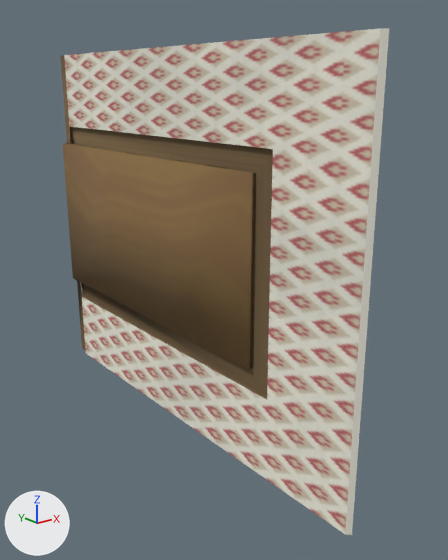
The OBJ model data/models/hotelroom-door.obj: old version first, new version second.
Rendered twice from a 50 mm camera at (-2.78, -3.9, 0.82) aimed at (-0.83, -1.46, -0.16). Every picture has the same lights, and +X, +Y and +Z are marked at lower left. Where no turn or scale is listed for an object, it has been applied to the vertices.

In view in the first picture: 'Plane', 'WeeDoor'.
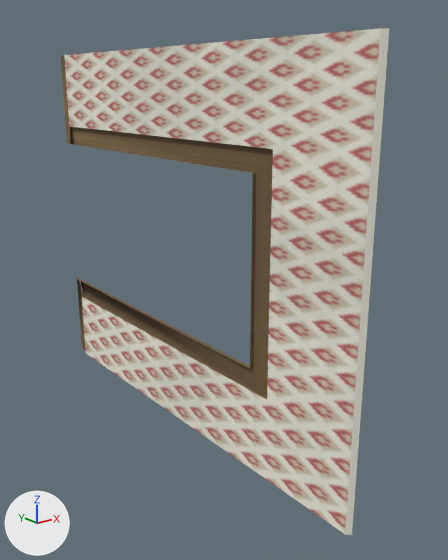
Patch to the scene script:
```diff
--- a/data/models/hotelroom-door.obj.py
+++ b/data/models/hotelroom-door.obj.py
@@ ob_weedoor @@
-ob_weedoor = bpy.data.objects.new('WeeDoor', me_weedoor)
-ob_weedoor.location = (0.0, 0.0, 0.0)
```

Changed parts and their boxes (x1, y1, x2, y2) in the pictures (448 x 560 px):
'WeeDoor', deleted (brown): before (63, 143, 256, 369)
